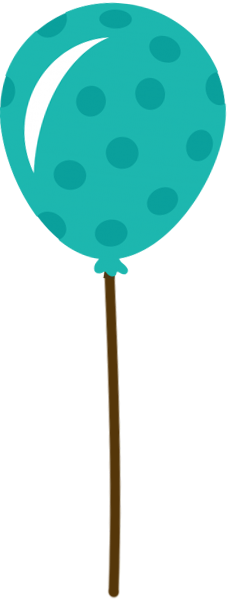
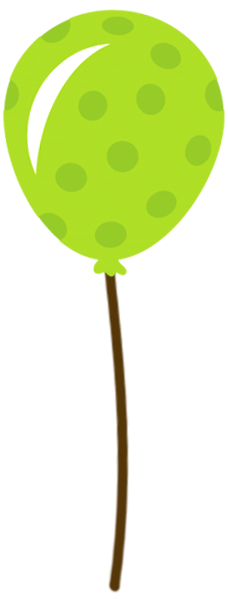
Revision of a layered w=228, h=610 image; what changed, layer by layer:
added layer "Capa 7" above "Capa 6" over [2, 8, 226, 278]
hid "Capa 6" over [0, 2, 227, 280]
showed "Capa 5" over [101, 258, 129, 594]
hid "Capa 3" over [102, 267, 122, 599]
